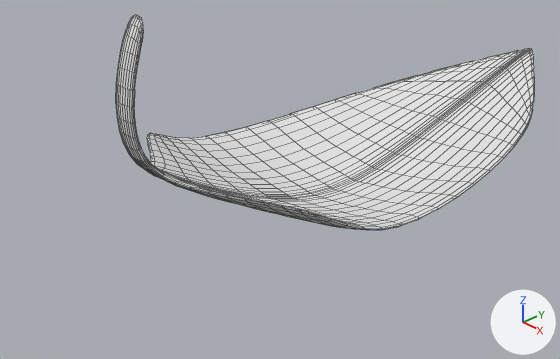
What one commit did to the Blender file ASSETS/leafboat.blend.
Before and after are seen from a camera (50 mm lens) standing at (0.205, -0.233, 0.132) and looking at (-0.01, -0.03, -0.013). Lighting does not change. The marker at lower right points along +X, +Y and +Z. The older version comes first. Mesh edges are drawn as thin lines. The same objects are shown in both versions, whatever each file hides.

In view in the first picture: 'leafboat '.
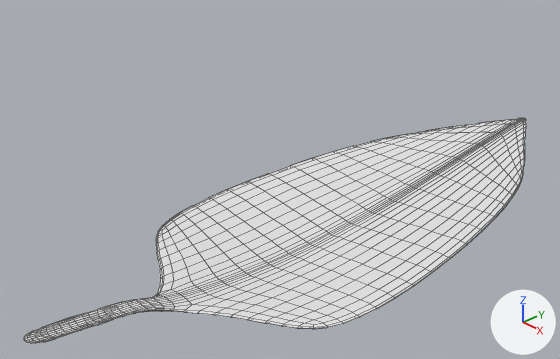
Location of each change, (x1, y1, x2, y2) in pixels of the pictures (560 x 359 px; the box of a moved part takes in the faces that stretch with it):
```json
{"object": "leafboat ", "change": "reshaped, moved", "before": [116, 15, 534, 230], "after": [24, 118, 526, 343], "on screen": "20% wider"}
{"part": 1, "of": "me_plane", "change": "moved or reshaped", "before": [116, 15, 515, 230], "after": [24, 146, 506, 343]}
{"part": 2, "of": "me_plane", "change": "moved or reshaped", "before": [394, 51, 534, 132], "after": [390, 119, 526, 189]}
{"part": 3, "of": "me_plane", "change": "moved or reshaped", "before": [358, 61, 534, 146], "after": [355, 125, 525, 206]}
{"part": 4, "of": "me_plane", "change": "moved or reshaped", "before": [428, 48, 533, 122], "after": [424, 118, 526, 177]}
```

Edits to the scene script, one JSON object a line:
```json
{"block": "me_plane", "where": "# used by ob_leafboat; location = (0.0, 0.0, 0.0); scale = (0.091, 0.091, 0.091)"}
{"op": "remove", "block": "me_plane", "code": "me_plane.from_pydata(...)  # 88 vertices, 86 faces; spans x -0.65..0.65, y -1.22..1.65, z -0.3..0.8"}
{"op": "add", "block": "me_plane", "code": "me_plane.from_pydata(...)  # 88 vertices, 86 faces; spans x -0.65..0.65, y -1.71..1.71, z -0.19..0.03"}
{"block": "me_plane", "change": "me_plane part 1: 50 of 88 vertices moved; they spanned x -0.65..0.65, y -1.22..0.03, z -0.3..0.8 and now span x -0.65..0.65, y -1.71..0.03, z -0.19..0.03; mean shift (0.0, -0.1, -0.24); largest move (0.05, -1.08, 0.79) -> (0.03, -1.67, 0.01)"}
{"block": "me_plane", "change": "me_plane part 2: all 4 vertices in x -0.19..0.19, y 1.36..1.37, z 0.05..0.08 are moved by (0.0, 0.0, -0.09)"}
{"block": "me_plane", "change": "me_plane part 3: all 4 vertices in x -0.39..0.39, y 1.03..1.04, z -0.04..-0.01 are moved by (0.0, 0.0, -0.04)"}
{"block": "me_plane", "change": "me_plane part 4: all 6 vertices in x -0.02..0.02, y 1.63..1.65, z 0.11..0.14 are moved by (0.0, 0.05, -0.14)"}
{"op": "set", "path": "ob_leafboat.location", "old": "(0.0, 0.0, 0.0)", "new": "(0.0, 0.0, -0.0295)"}
```
